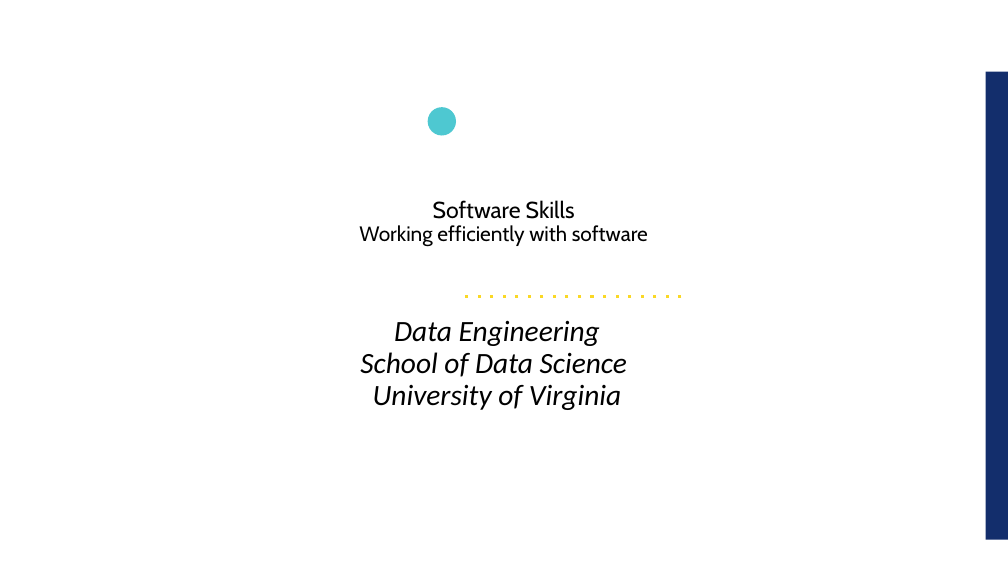
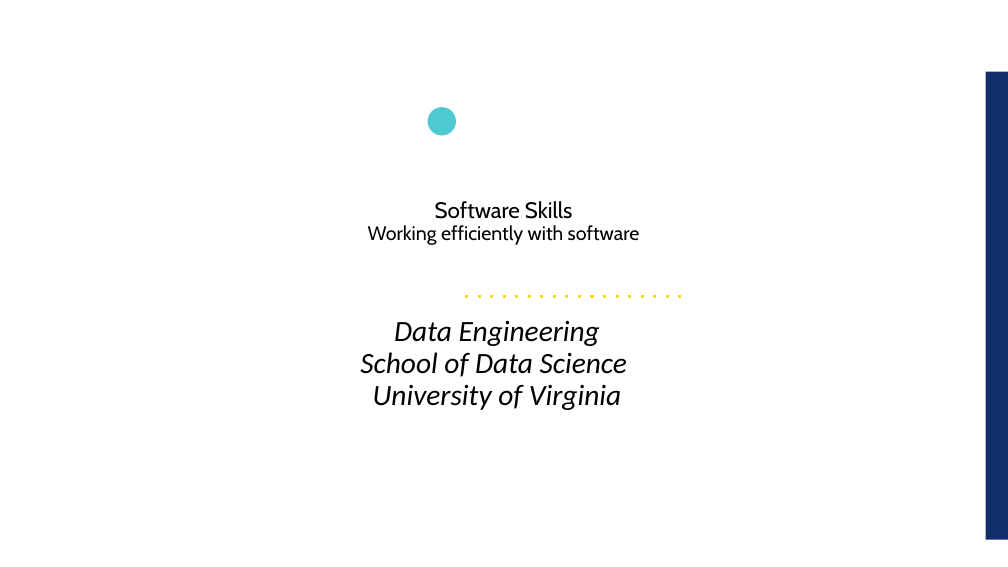
Before and after one commit to UVADS/data_engineering, a slide deck: slide 1 of sw_skills/sw_skills.pptx. Drawn at 1008x567 pixels with LibreOffice and Linux fonts; fonts in the diff are those of the drawing; background and template pictures are left out. Boxes give left, top, right and bottom in pixels: in the first picture for what was removed or moved away, otherwise in the second. Text is boxed around its words. In the diff, an @@ line names an element or a change of style, - is before the commit and + after.

Commit message:
SW skills quiz, and ideas for Lab

```diff
--- a/sw_skills/sw_skills.pptx
+++ b/sw_skills/sw_skills.pptx
@@ title "Software Skills Working efficiently with ..." at (368, 201, 640, 245): size 16.5 to 16 pt in "Software Skills"; size 14.8 to 14 pt in "Working efficiently with software" @@
```
Also in this commit, not shown: 4 other slides changed, 4 slides added, 2 other files.
